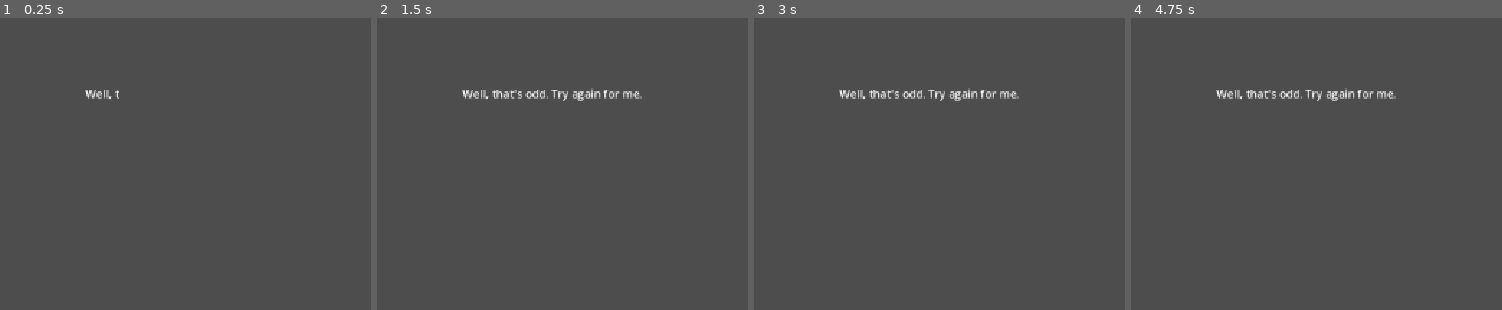
Above: before the commit, frames 1-4 (left to right).
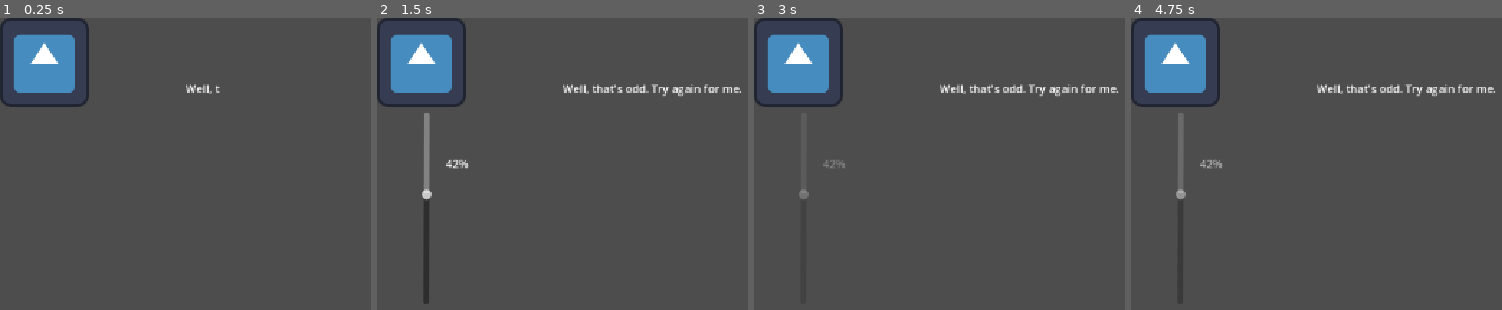
Above: after the commit, the same moments.

Repository: BiggestChe/Brackeys_Game_Jam
Game: Godot game, scene res://Mechanics/volumeslider.tscn
The game is run twice, just before and just after one commit, with the same random seed, the same clock (stepped at 60 frames per second) and the same inputs. This scene is started directly instead of the project's main scene. The engine's default icon, where the game draws it, is replaced by a stand-in: a white triangle on a blue panel in a dark square.
Inputs (mouse positions are in pixels of both pictures, inside the frame that each line leads up to):
- Up to frame 1 (0.25 s): no input
- Up to frame 2 (1.5 s): click (421, 61) at 0.52 s; move the mouse to (outside the picture) at 1.27 s; hold D (move_right) from 1.28 s (still down); click (outside the picture) at 1.42 s
- Up to frame 3 (3 s): tap Space (jump) at 1.52, 2.75 s; release D (move_right) at 2 s; tap Enter at 2 s; drag from (995, 266) to (outside the picture) at 2.02 s; move the mouse to (outside the picture) at 2.77 s; hold D (move_right) from 2.78 s (still down)
- Up to frame 4 (4.75 s): release D (move_right) at 3.5 s; tap Enter at 3.5 s; drag from (outside the picture) to (1290, 175) at 3.52 s; tap Space (jump) at 4.25, 4.52 s; move the mouse to (outside the picture) at 4.27 s; hold A (move_left) from 4.28 s (still down)

The runs differ from the first frame. In frame 1, 4.6% of the frame differs, in the area x 0-60%, y 0-31%; in frame 2, 6.8%, in the area x 0-99%, y 0-98%; in frame 3, 5.9%; in frame 4, 6.3%.
Error in both runs: Invalid assignment of property or key 'stream' with value of type 'AudioStreamOggVorbis' on a base object of type 'Nil'. (res://Mechanics/narrator_manager.gd:2…

Commit message:
volume_slider

Diff:
--- a/Mechanics/dialogue_system.tscn
+++ b/Mechanics/dialogue_system.tscn
@@ -9,13 +9,15 @@
 [node name="Text" type="Control" parent="." unique_id=682694363]
 layout_mode = 3
 anchors_preset = 0
-offset_right = 40.0
-offset_bottom = 40.0
+offset_left = 138.0
+offset_top = 20.0
+offset_right = 178.0
+offset_bottom = 60.0
 
 [node name="Label" type="Label" parent="Text" unique_id=566475201]
 layout_mode = 0
-offset_left = 123.0
-offset_top = 97.0
-offset_right = 163.0
-offset_bottom = 120.0
+offset_left = 129.0
+offset_top = 70.0
+offset_right = 169.0
+offset_bottom = 93.0
 script = ExtResource("2_fnq3j")
--- a/Mechanics/narrator_manager.gd
+++ b/Mechanics/narrator_manager.gd
@@ -140,7 +140,8 @@
 
 const TRUE_LINES: Dictionary = {
 	"narrator_reveal_1": {
-		"text": "Hey... HEY! Stop fiddling that bar real quick. It's me, the REAL narrator",
+		"text": "Hey... HEY! Stop fiddling that bar real quick.
+		It's me, the REAL narrator",
 		"audio": "res://audio/narrator/true_reveal_1.ogg",
 	},
 }
--- a/Mechanics/textbox.gd
+++ b/Mechanics/textbox.gd
@@ -24,11 +24,18 @@
 	else:
 		remove_theme_color_override("font_color")
 
+	#change these values to create a smoother text to word transition
 	var duration: float = max(new_text.length() / chars_per_second, 0.01)
 	_tween = create_tween()
 	_tween.tween_property(self, "visible_ratio", 1.0, duration)
 
-func _on_subtitle_cleared(_speaker: String) -> void:
+func _on_subtitle_cleared(speaker: String) -> void:
+	if speaker == "true_narrator" and _tween and _tween.is_running():
+		_tween.kill()
+		visible_ratio = 1.0
+		await get_tree().create_timer(0.6).timeout
+		visible = false
+		return
 	if _tween:
 		_tween.kill()
 	visible = false
--- /dev/null
+++ b/Mechanics/volumeslider.gd
@@ -0,0 +1,101 @@
+extends Control
+
+@export var audio_bus_name: String = "Narrator"
+@export var expanded_width: float = 220.0
+@export var collapsed_width: float = 0.0
+@export var animation_duration: float = 0.25
+
+## Optional: for puzzles like "mute to a specific number to reveal something".
+## Set to -1 to disable. Fires target_percentage_reached once, the first
+## time the slider lands within 1% of this value.
+@export var target_reveal_percentage: float = 8.0
+signal target_percentage_reached(value: float)
+
+var _expanded: bool = false
+var _bus_index: int = -1
+var _tween: Tween
+var _reveal_fired: bool = false
+
+@onready var _icon_button: TextureButton = $Icon
+@onready var _slider_panel: Control = $Slider
+@onready var _slider: VSlider = $Slider/VSlider
+@onready var _percent_label: Label = $Slider/Label
+
+func _ready() -> void:
+	_bus_index = AudioServer.get_bus_index(audio_bus_name)
+	if _bus_index == -1:
+		push_warning("VolumeSliderUI: audio bus '%s' not found." % audio_bus_name)
+
+	if _slider:
+		print("slider found")
+	_slider.min_value = 0
+	_slider.max_value = 100
+	_slider.step = 1
+
+	_slider_panel.clip_contents = false
+	_slider_panel.custom_minimum_size.x = collapsed_width
+	_slider_panel.size.x = collapsed_width
+	_slider_panel.modulate.a = 0.0
+
+	_icon_button.pressed.connect(_on_icon_pressed)
+	_slider.value_changed.connect(_on_slider_value_changed)
+
+	_sync_slider_to_current_bus_state()
+
+func _sync_slider_to_current_bus_state() -> void:
+	if _bus_index == -1:
+		_update_percent_label(_slider.value)
+		return
+
+	if AudioServer.is_bus_mute(_bus_index):
+		_slider.value = 0.0
+	else:
+		var current_db: float = AudioServer.get_bus_volume_db(_bus_index)
+		_slider.value = db_to_linear(current_db) * 100.0
+
+	_update_percent_label(_slider.value)
+
+func _on_icon_pressed() -> void:
+	_expanded = not _expanded
+	print("i am clicking on this")
+
+	if _tween:
+		_tween.kill()
+
+	var target_width: float = expanded_width if _expanded else collapsed_width
+	var target_alpha: float = 1.0 if _expanded else 0.0
+
+	#uses tween to steadily elongate the slider
+	_tween = create_tween()
+	_tween.set_parallel(true)
+	_tween.tween_property(_slider_panel, "custom_minimum_size:x", target_width, animation_duration)
+	_tween.tween_property(_slider_panel, "size:x", target_width, animation_duration)
+	_tween.tween_property(_slider_panel, "modulate:a", target_alpha, animation_duration)
+
+
+func _on_slider_value_changed(value: float) -> void:
+	_update_percent_label(value)
+	_apply_volume(value)
+	_check_reveal_threshold(value)
+
+#applies volume change to AudioServer which finds Narrator audio bus at start
+func _apply_volume(value: float) -> void:
+	if _bus_index == -1:
+		return
+
+	if value <= 0.0:
+		AudioServer.set_bus_mute(_bus_index, true)
+	else:
+		AudioServer.set_bus_mute(_bus_index, false)
+		AudioServer.set_bus_volume_db(_bus_index, linear_to_db(value / 100.0))
+
+func _update_percent_label(value: float) -> void:
+	_percent_label.text = "%d%%" % int(round(value))
+
+func _check_reveal_threshold(value: float) -> void:
+	if target_reveal_percentage < 0.0 or _reveal_fired:
+		return
+	if abs(value - target_reveal_percentage) < 1.0:
+		_reveal_fired = true
+		DialogueSystem.say_true("narrator_reveal_1")
+		target_percentage_reached.emit(value)
--- a/Mechanics/volumeslider.tscn
+++ b/Mechanics/volumeslider.tscn
@@ -1,3 +1,44 @@
 [gd_scene format=3 uid="uid://dbvpasfeppgl5"]
 
-[node name="Node2D" type="Node2D" unique_id=280488164]
+[ext_resource type="Script" uid="uid://c85uhiq1hxp45" path="res://Mechanics/volumeslider.gd" id="1_fel7d"]
+[ext_resource type="Texture2D" uid="uid://byoh1ua1soea" path="res://icon.svg" id="2_jhrla"]
+
+[node name="VolumeSlider" type="Node2D" unique_id=280488164]
+
+[node name="Control" type="Control" parent="." unique_id=592793077]
+layout_mode = 3
+anchors_preset = 0
+offset_right = 40.0
+offset_bottom = 40.0
+script = ExtResource("1_fel7d")
+collapsed_width = 10.0
+
+[node name="Icon" type="TextureButton" parent="Control" unique_id=436500391]
+layout_mode = 0
+offset_right = 40.0
+offset_bottom = 40.0
+texture_normal = ExtResource("2_jhrla")
+
+[node name="Slider" type="Control" parent="Control" unique_id=1748419727]
+layout_mode = 1
+anchors_preset = 0
+offset_left = 4.0
+offset_top = 1.0
+offset_right = 44.0
+offset_bottom = 41.0
+
+[node name="Label" type="Label" parent="Control/Slider" unique_id=907997947]
+layout_mode = 0
+offset_left = 95.0
+offset_top = 197.0
+offset_right = 135.0
+offset_bottom = 220.0
+text = "dffgdfdsfs"
+
+[node name="VSlider" type="VSlider" parent="Control/Slider" unique_id=533311395]
+layout_mode = 0
+offset_left = 74.99999
+offset_top = 411.0
+offset_right = 90.99999
+offset_bottom = 687.0
+rotation = 3.1450834
--- /dev/null
+++ b/default_bus_layout.tres
@@ -0,0 +1,10 @@
+[gd_resource type="AudioBusLayout" format=3 uid="uid://x5vyfj2fs0kv"]
+
+[resource]
+bus/0/send = &"Narrator"
+bus/1/name = &"Narrator"
+bus/1/solo = false
+bus/1/mute = false
+bus/1/bypass_fx = false
+bus/1/volume_db = -7.634855
+bus/1/send = &"Master"
Not shown, added: Mechanics/volumeslider.gd.uid
